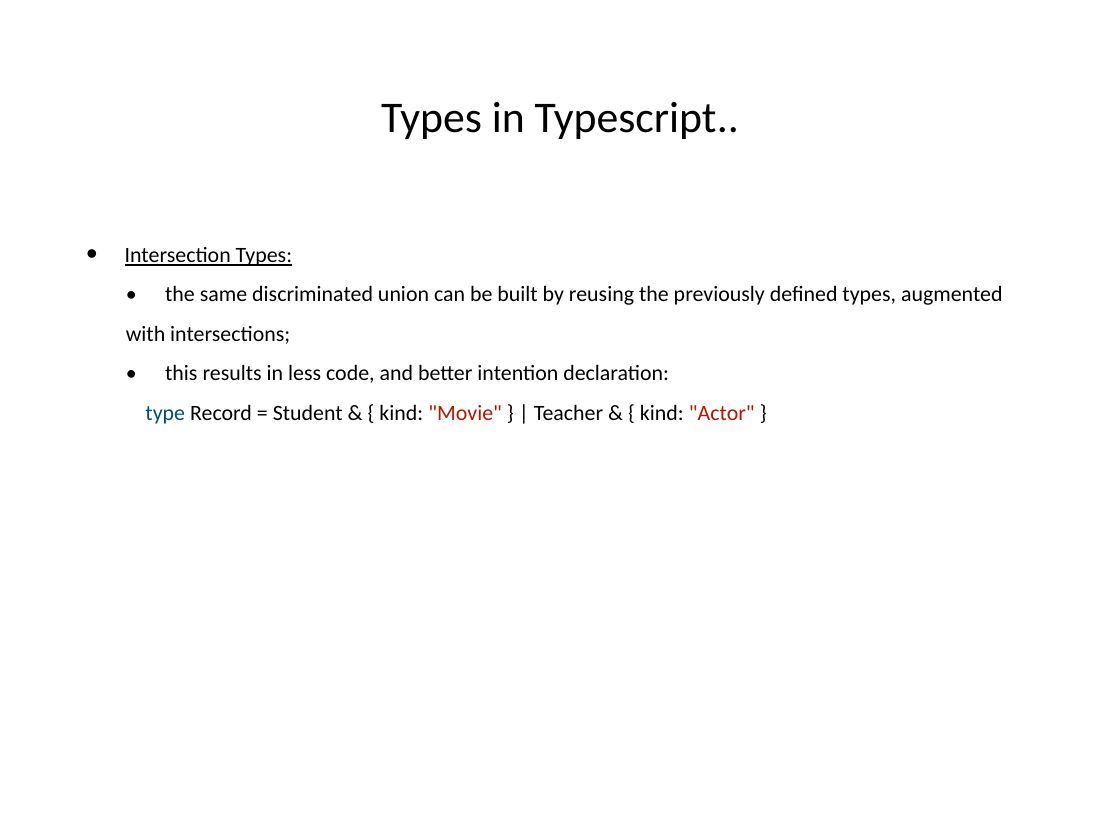
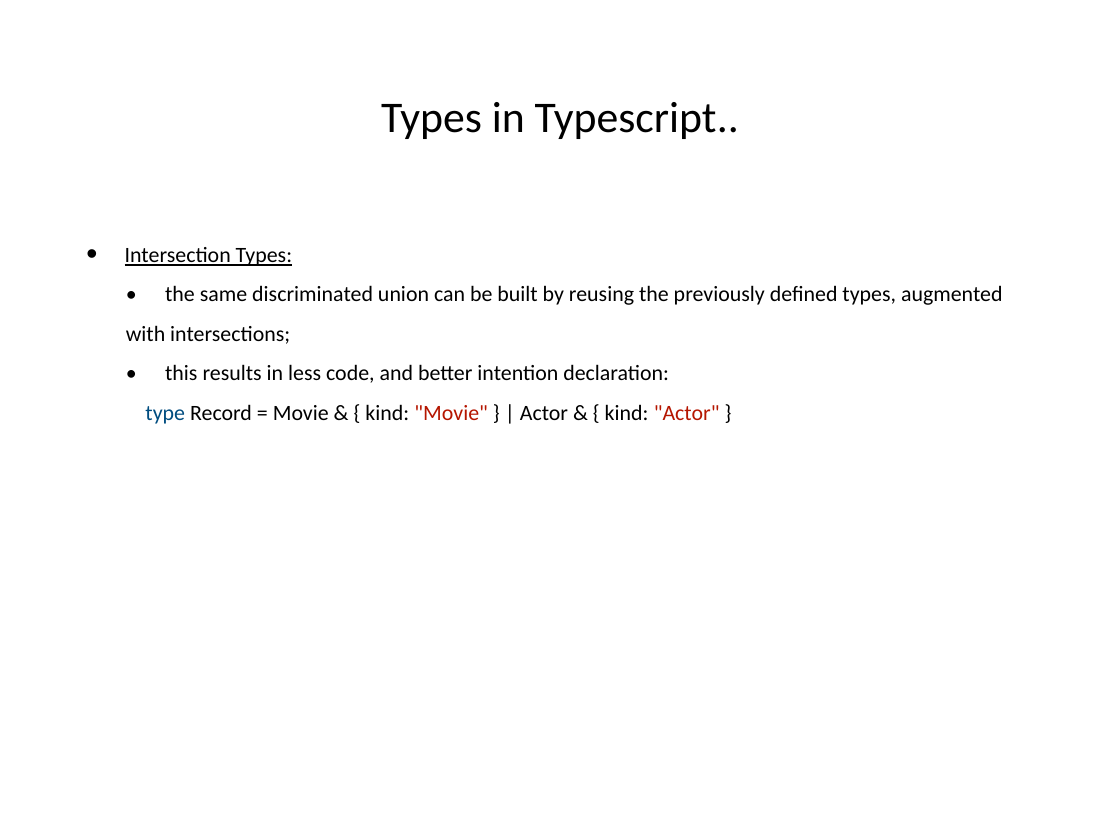
Before and after one commit to hogeschool/Development-5, a slide deck: slide 26 of Lectures/Lecture5/lesson5.pptx. Drawn at 1120x840 pixels with LibreOffice and Linux fonts; fonts in the diff are those of the drawing. Boxes give left, top, right and bottom in pixels: in the first picture for what was removed or moved away, otherwise in the second. Text is boxed around its words. In the diff, an @@ line names an element or a change of style, - is before the commit and + after.

```diff
--- a/Lectures/Lecture5/lesson5.pptx
+++ b/Lectures/Lecture5/lesson5.pptx
@@ text at (x1=145, y1=404, x2=720, y2=424): text changed @@
-      type Record = Student & { kind: "Movie" } | Teacher & { kind: "Actor" }
+      type Record = Movie & { kind: "Movie" } | Actor & { kind: "Actor" }
```
Also in this commit, not shown: 2 other slides changed.
